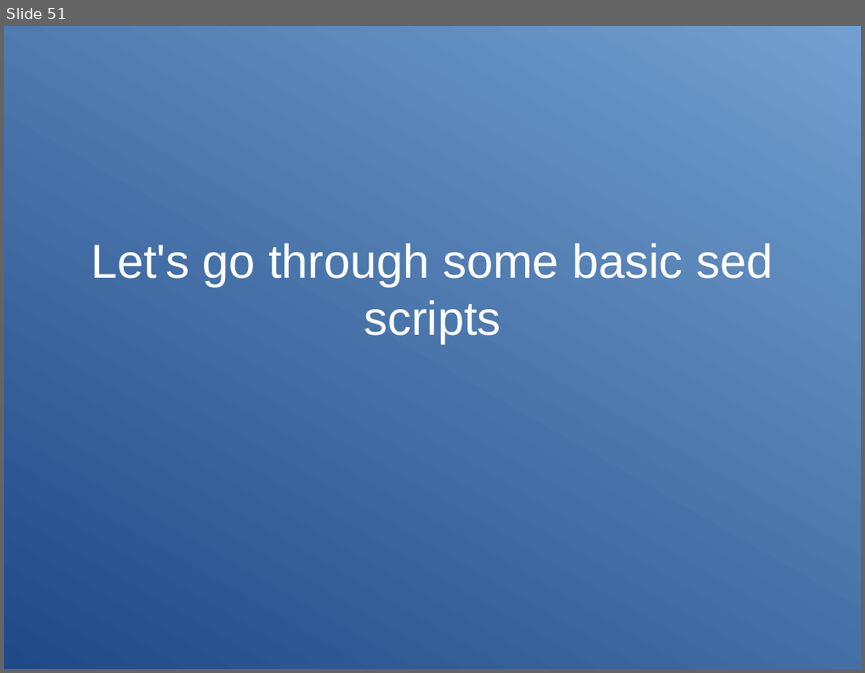
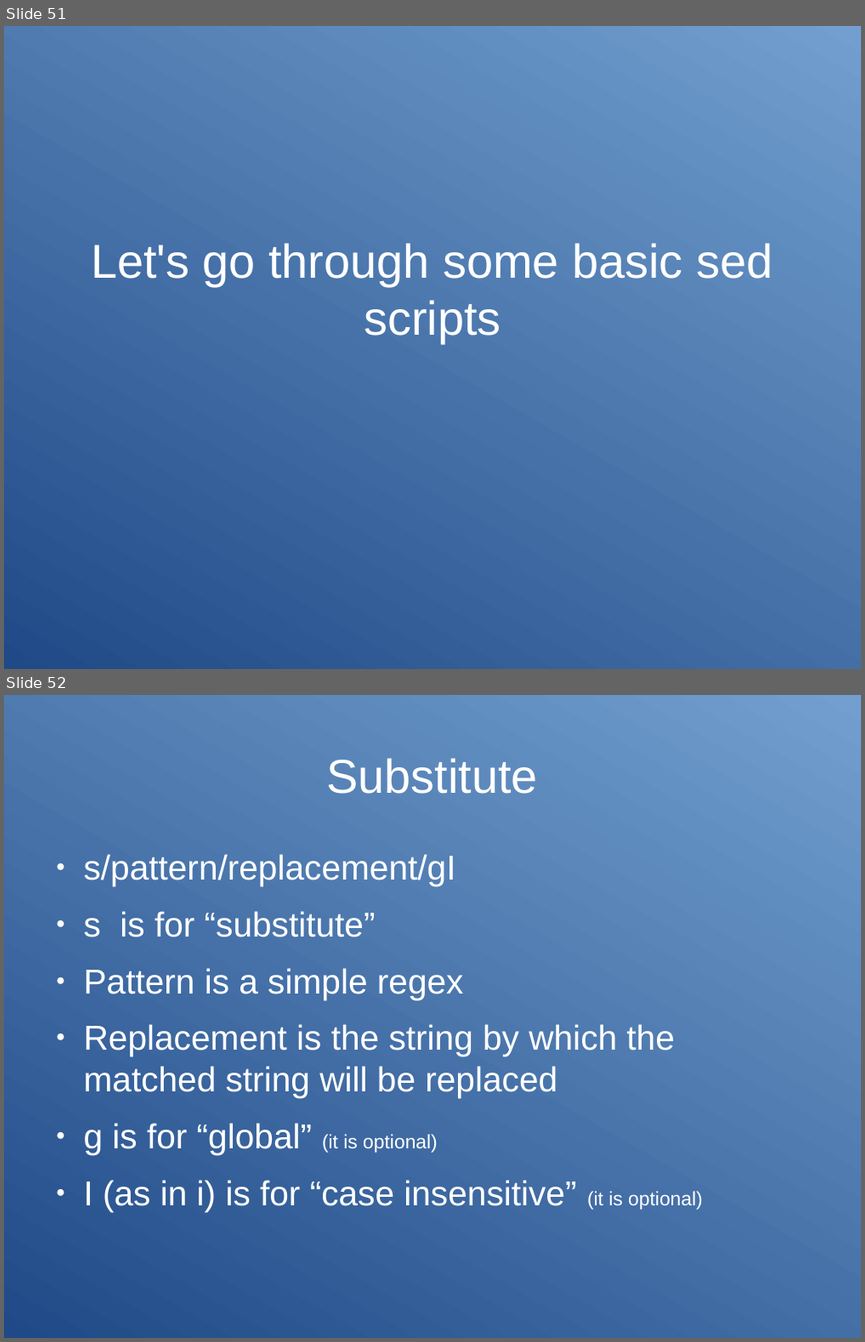
Before and after one commit to Clibre/An-introduction-to-bash, a slide deck: presentation.odp. Shown one above the other, each under a label of ours: slide 51 before the commit, slides 51 and 52 after it. The pictures are 865x673 and 865x1342 pixels, drawn with LibreOffice and Linux fonts; fonts in the diff are those of the drawing. Boxes give left, top, right and bottom in pixels: in the first picture for what was removed or moved away, otherwise in the second. Text is boxed around its words. In the diff, an @@ line names an element or a change of style, - is before the commit and + after.

```diff
--- a/presentation.odp
+++ b/presentation.odp
@@ slide 52 added at [4,695,861,1338], background gradient #204A87 to #729FCF @@
@@ title added at [327,758,538,794], 44 pt, text #FFFFFF @@
+Substitute
@@ text added at [84,854,703,1211], 32 pt, text #FFFFFF @@
+● s/pattern/replacement/gI
+● s is for “substitute”
+● Pattern is a simple regex
+● Replacement is the string by which the matched string will be replaced
+● g is for “global” (it is optional)
+● I (as in i) is for “case insensitive” (it is optional)
```
Also in this commit, not shown: 2 slides changed, 4 other slides added, 2 other files.
